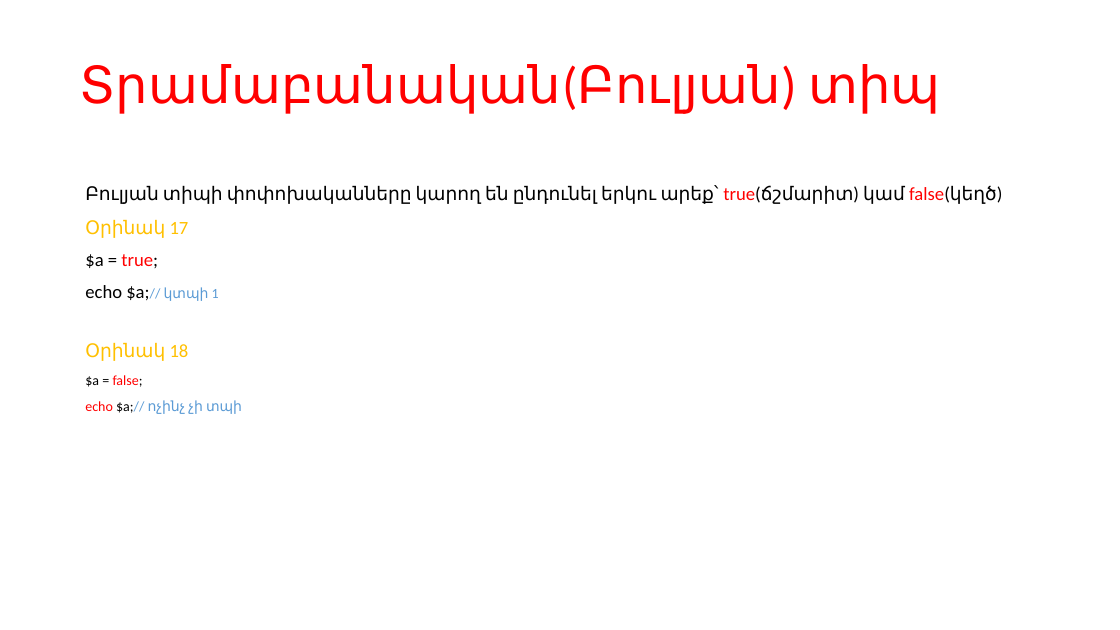
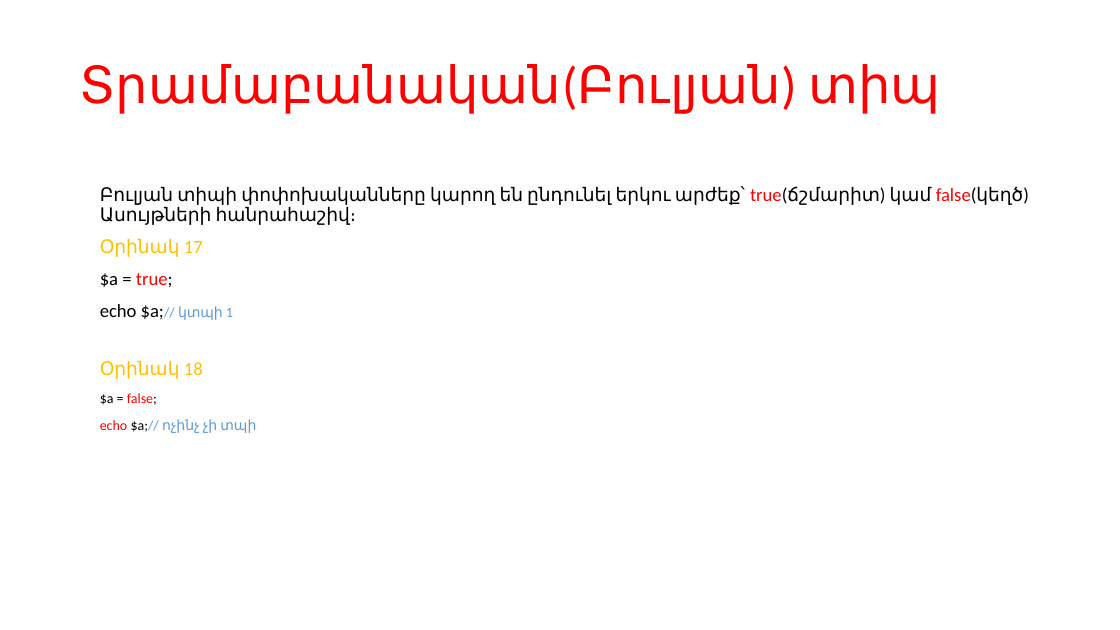
Before and after one commit to gevorgdarbinyan/Training, a slide deck: slide 14 of 5/Web ծրագրավորման դասընթաց - Դաս 5.pptx. Drawn at 1120x630 pixels with LibreOffice and Linux fonts; fonts in the diff are those of the drawing. Boxes give left, top, right and bottom in pixels: in the first picture for what was removed or moved away, otherwise in the second. Text is boxed around its words. In the diff, an @@ line names an element or a change of style, - is before the commit and + after.

```diff
--- a/5/Web ծրագրավորման դասընթաց - Դաս 5.pptx
+++ b/5/Web ծրագրավորման դասընթաց - Դաս 5.pptx
@@ text "Բուլյան տիպի փոփոխականները կարող են ...": place and size @@
-text "Բուլյան տիպի փոփոխականները կարող են ..." at bbox=[85, 185, 997, 414]
+text "Բուլյան տիպի փոփոխականները կարող են ..." at bbox=[100, 186, 1023, 433]
@@ text at bbox=[100, 186, 1023, 225]: text changed @@
-Բուլյան տիպի փոփոխականները կարող են ընդունել երկու արեք՝ true(ճշմարիտ) կամ false(կեղծ)
+Բուլյան տիպի փոփոխականները կարող են ընդունել երկու արժեք՝ true(ճշմարիտ) կամ false(կեղծ)
+Ասույթների հանրահաշիվ։
```
Also in this commit, not shown: 12 other slides changed, 3 slides added, 5 other files.
